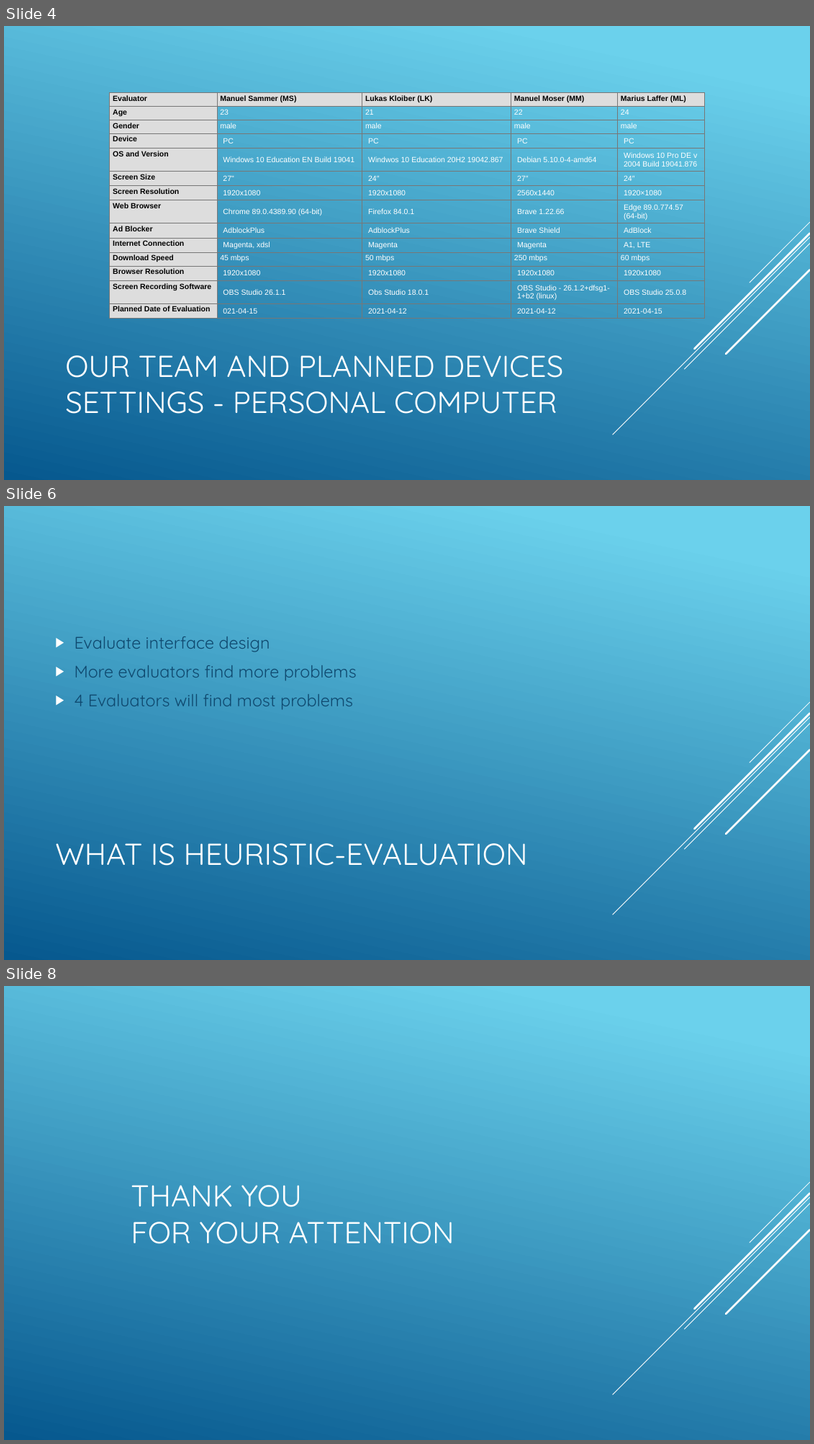
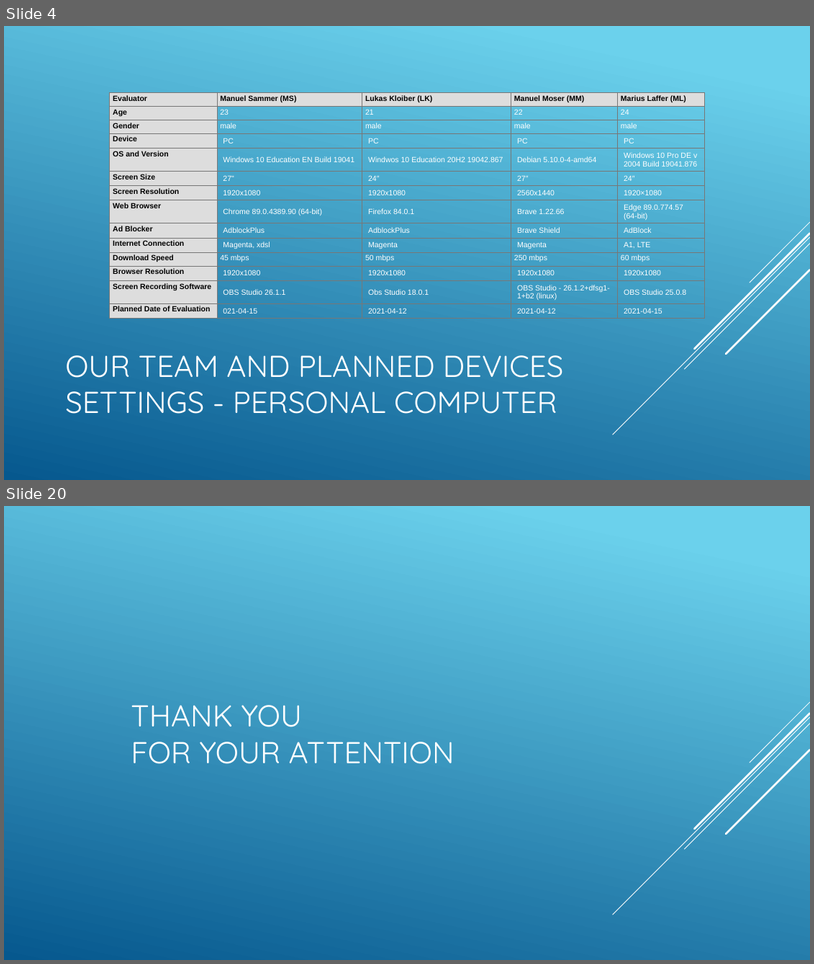
Before and after one commit to Deadmann1/hci_06_06, a slide deck: presentation/presentation.pptx. Shown one above the other, each under a label of ours: slides 4, 6 and 8 before the commit, slides 4 and 20 after it; the slides between them are not shown. The pictures are 814x1444 and 814x964 pixels, drawn with LibreOffice and Linux fonts; fonts in the diff are those of the drawing. Boxes give left, top, right and bottom in pixels: in the first picture for what was removed or moved away, otherwise in the second. Text is boxed around its words. In the diff, an @@ line names an element or a change of style, - is before the commit and + after.

```diff
--- a/presentation/presentation.pptx
+++ b/presentation/presentation.pptx
@@ slide 6 removed at [4, 506, 810, 960], background gradient #6ED2EB to #06588E; not listed: 5 template elements that a slide beside it also shows @@
@@ text removed at [75, 636, 357, 710] @@
-▶ Evaluate interface design
-▶ More evaluators find more problems
-▶ 4 Evaluators will find most problems
@@ title removed at [55, 843, 528, 865] @@
-WHAT IS HEURISTIC-EVALUATION
@@ what was slide 8 is now slide 20 @@
```
Also in this commit, not shown: 2 slides changed, 15 slides added, 2 other slides removed, 3 other files.
